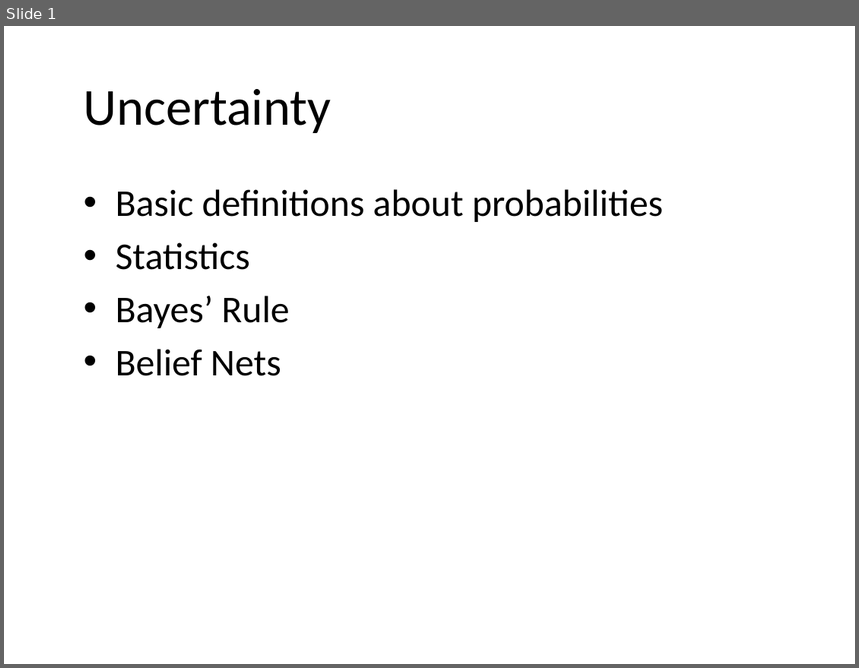
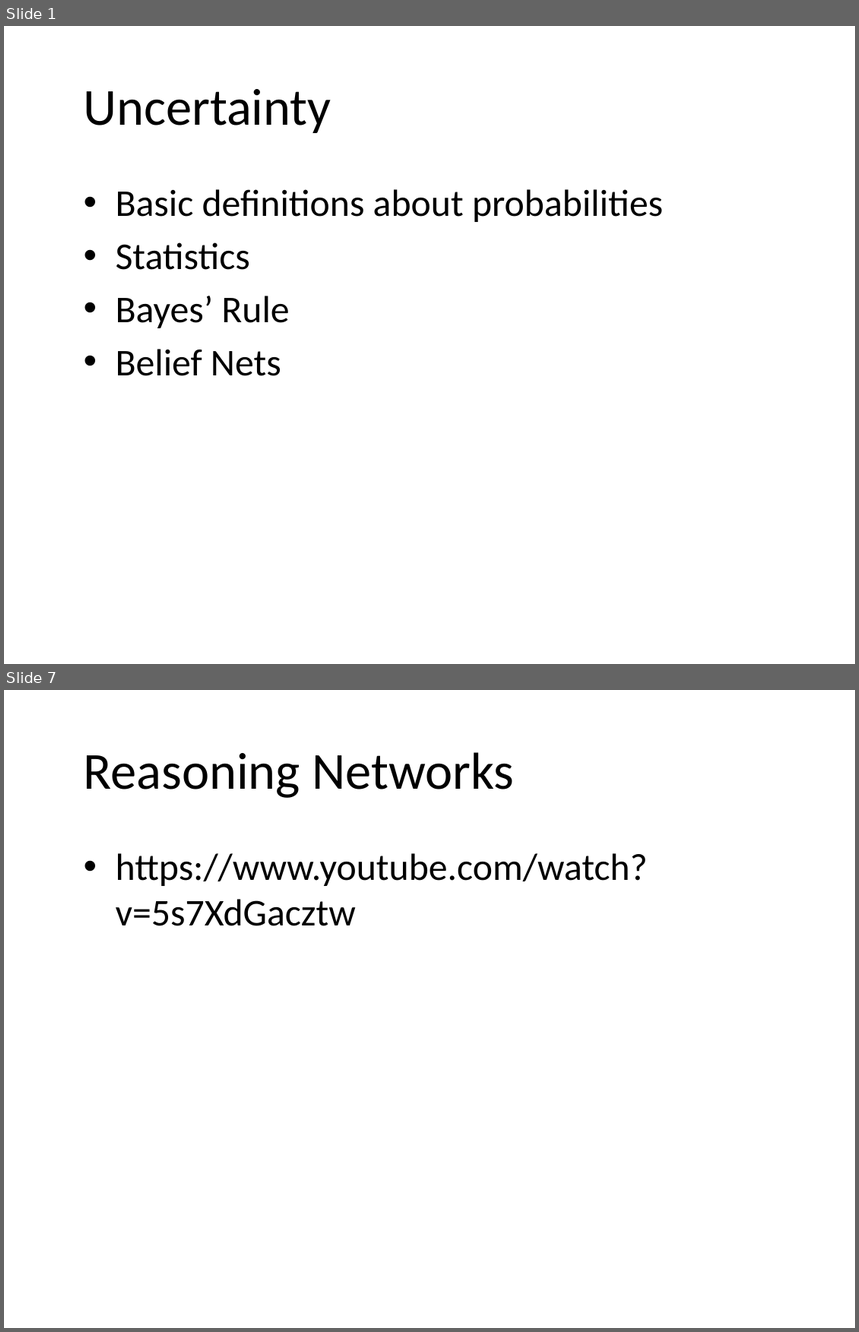
Before and after one commit to JeffRisberg/PythonNotebooksForAI, a slide deck: Documents/40-Uncertainty.pptx. Shown one above the other, each under a label of ours: slide 1 before the commit, slides 1 and 7 after it; the slides between them are not shown. The pictures are 859x668 and 859x1332 pixels, drawn with LibreOffice and Linux fonts; fonts in the diff are those of the drawing; background and template pictures are left out. Boxes give left, top, right and bottom in pixels: in the first picture for what was removed or moved away, otherwise in the second. Text is boxed around its words. In the diff, an @@ line names an element or a change of style, - is before the commit and + after.

```diff
--- a/Documents/40-Uncertainty.pptx
+++ b/Documents/40-Uncertainty.pptx
@@ slide 7 added at <box>4,690,855,1328</box>, background picture (left out) @@
@@ title added at <box>84,752,514,798</box>, 44 pt, text #000000 @@
+Reasoning Networks
@@ text added at <box>116,853,648,926</box>, 32 pt, text #000000 @@
+• https://www.youtube.com/watch?v=5s7XdGacztw
```
Also in this commit, not shown: 6 other slides added, 2 other files.
